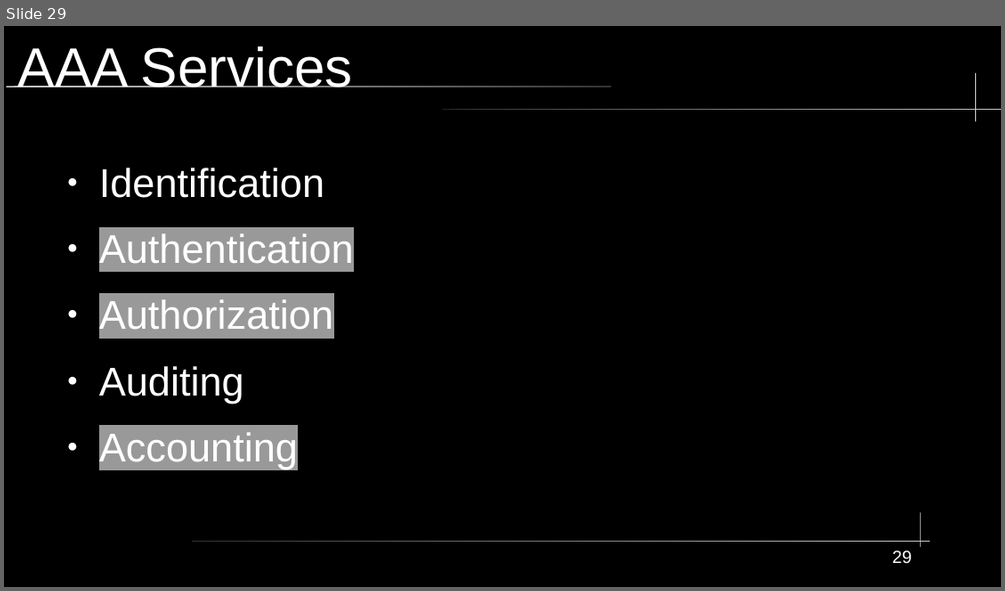
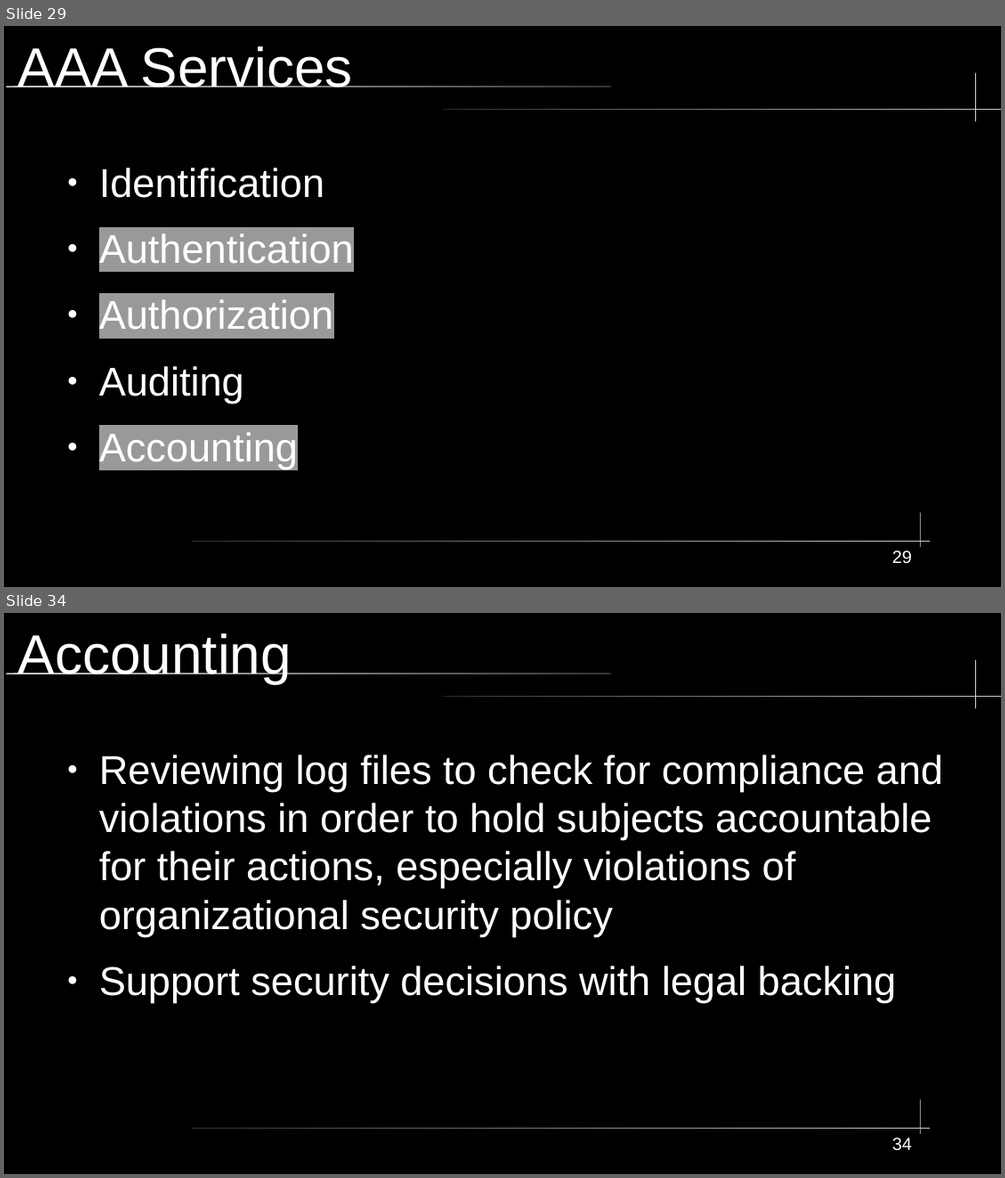
Before and after one commit to City-Colleges-of-Chicago-Cybersecurity/COMPSFI-214, a slide deck: 2026/Spring/powerpoints/Chapter-01-Security-Governance-Through-Principles-and-Policies.odp. Shown one above the other, each under a label of ours: slide 29 before the commit, slides 29 and 34 after it; the slides between them are not shown. The pictures are 1005x591 and 1005x1178 pixels, drawn with LibreOffice and Linux fonts; fonts in the diff are those of the drawing. Boxes give left, top, right and bottom in pixels: in the first picture for what was removed or moved away, otherwise in the second. Text is boxed around its words. In the diff, an @@ line names an element or a change of style, - is before the commit and + after.

```diff
--- a/2026/Spring/powerpoints/Chapter-01-Security-Governance-Through-Principles-and-Policies.odp
+++ b/2026/Spring/powerpoints/Chapter-01-Security-Governance-Through-Principles-and-Policies.odp
@@ slide 34 added at (x1=4, y1=613, x2=1001, y2=1174), background #000000; not listed: 5 template elements that a slide beside it also shows @@
@@ title added at (x1=18, y1=633, x2=291, y2=684), 44 pt, text #FFFFFF @@
+Accounting
@@ text added at (x1=99, y1=755, x2=943, y2=1002), 32 pt, text #FFFFFF @@
+● Reviewing log files to check for compliance and violations in order to hold subjects accountable for their actions, especially violations of organizational security policy
+● Support security decisions with legal backing
@@ page number added at (x1=892, y1=1137, x2=912, y2=1151), 14 pt, text #FFFFFF @@
+34
```
Also in this commit, not shown: 11 other slides added, 1 slide removed.
